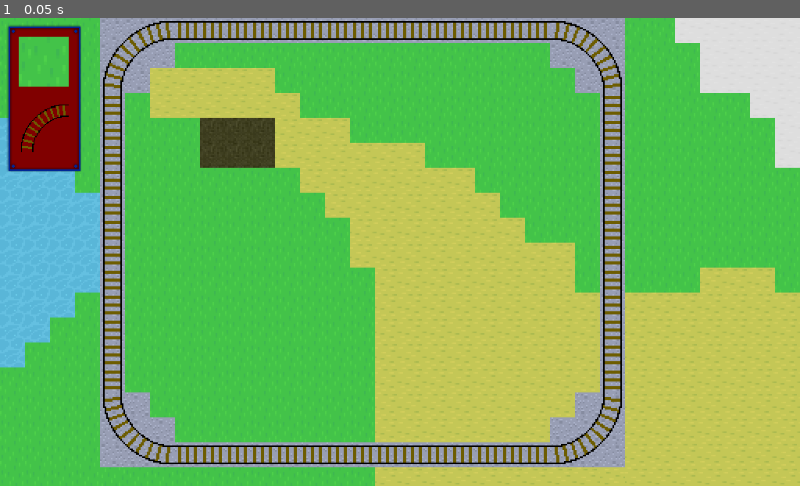
Above: before the commit, frame 1.
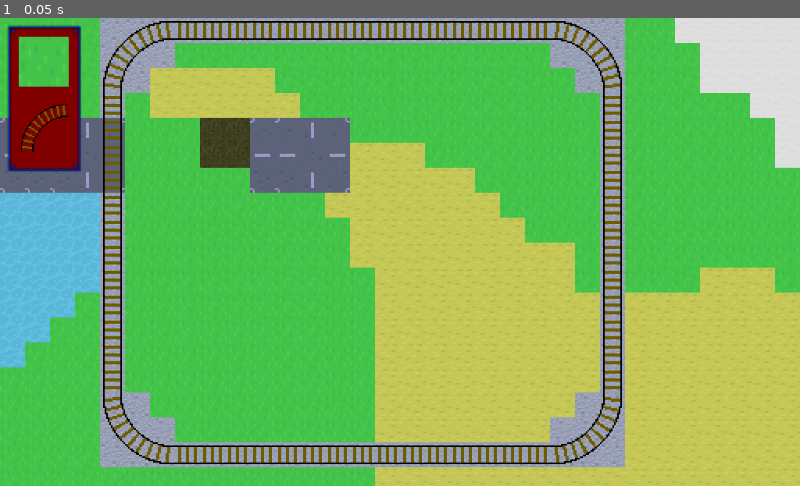
Above: after the commit, the same moment.

Repository: 2zqa/traingame
Game: Godot game, scene res://Scenes/GameScreen.tscn
Same seed, same stepped clock (60 frames per second), same inputs: the game is played once before the commit and once after it.
Inputs:
- Up to frame 1 (0.05 s): no input

The runs differ from the first frame. In frame 1, 3.3% of the frame differs, in the area x 0-44%, y 21-38%.

Commit message:
Update objects tilemap with roads and rotations

Diff:
--- a/TrainGame-Godot/Scenes/ObjectsTileMap.tscn
+++ b/TrainGame-Godot/Scenes/ObjectsTileMap.tscn
@@ -7,5 +7,5 @@
 tile_set = ExtResource( 1 )
 cell_size = Vector2( 16, 16 )
 format = 1
-tile_data = PoolIntArray( 4, 1, 0, 7, -1610612736, 0, 8, -16 …(285 unchanged characters)… 35, 0, 196612, 0, 0, 196632, 0, 0, 262144, 2, 0, 262145, 2, 0, 262146, 2, 0, 262148, 0, 0, 262154, 2, 0, 262155, 2, 0, 262168, 0, 0, 327684, 0, 0, 327704, …(377 unchanged characters)…
+tile_data = PoolIntArray( 4, 1, 0, 7, -1610612736, 0, 8, -16 …(285 unchanged characters)… 35, 0, 196612, 0, 0, 196632, 0, 0, 262148, 0, 0, 262168, 0, 0, 327684, 0, 0, 327704, …(377 unchanged characters)…
 script = ExtResource( 2 )
--- a/TrainGame-Godot/TileSets/Objects.tres
+++ b/TrainGame-Godot/TileSets/Objects.tres
@@ -1,12 +1,57 @@
-[gd_resource type="TileSet" load_steps=4 format=2]
+[gd_resource type="TileSet" load_steps=19 format=2]
 
 [ext_resource path="res://Images/tilesheet_objects.png" type="Texture" id=1]
 
-[sub_resource type="ConvexPolygonShape2D" id=1]
+[sub_resource type="ConvexPolygonShape2D" id=3]
 points = PoolVector2Array( 0, 0, 16, 0, 16, 16, 0, 16 )
 
 [sub_resource type="ConvexPolygonShape2D" id=2]
 points = PoolVector2Array( 0, 0, 48, 0, 48, 32, 32, 32, 32, 48, 0, 48 )
+
+[sub_resource type="ConvexPolygonShape2D" id=4]
+points = PoolVector2Array( 0, 0, 48, 0, 48, 48, 0, 48 )
+
+[sub_resource type="ConvexPolygonShape2D" id=5]
+points = PoolVector2Array( 0, 0, 48, 0, 48, 48, 0, 48 )
+
+[sub_resource type="ConvexPolygonShape2D" id=6]
+points = PoolVector2Array( 0, 0, 48, 0, 48, 48, 0, 48 )
+
+[sub_resource type="ConvexPolygonShape2D" id=7]
+points = PoolVector2Array( 0, 0, 32, 0, 32, 16, 48, 16, 48, 48, 0, 48 )
+
+[sub_resource type="ConvexPolygonShape2D" id=8]
+points = PoolVector2Array( 0, 0, 48, 0, 48, 48, 16, 48, 16, 32, 0, 32 )
+
+[sub_resource type="ConvexPolygonShape2D" id=9]
+points = PoolVector2Array( 0, 16, 16, 16, 16, 0, 48, 0, 48, 48, 0, 48 )
+
+[sub_resource type="ConvexPolygonShape2D" id=10]
+points = PoolVector2Array( 0, 0, 16, 0, 16, 16, 0, 16 )
+
+[sub_resource type="ConvexPolygonShape2D" id=11]
+points = PoolVector2Array( 0, 0, 48, 0, 48, 48, 0, 48 )
+
+[sub_resource type="ConvexPolygonShape2D" id=12]
+points = PoolVector2Array( 0, 0, 16, 0, 16, 48, 0, 48 )
+
+[sub_resource type="ConvexPolygonShape2D" id=13]
+points = PoolVector2Array( 0, 0, 48, 0, 48, 16, 0, 16 )
+
+[sub_resource type="ConvexPolygonShape2D" id=14]
+points = PoolVector2Array( 0, 0, 48, 0, 48, 48, 0, 48 )
+
+[sub_resource type="ConvexPolygonShape2D" id=15]
+points = PoolVector2Array( 0, 0, 48, 0, 48, 48, 0, 48 )
+
+[sub_resource type="ConvexPolygonShape2D" id=16]
+points = PoolVector2Array( 0, 0, 48, 0, 48, 48, 0, 48 )
+
+[sub_resource type="ConvexPolygonShape2D" id=17]
+points = PoolVector2Array( 0, 0, 48, 0, 48, 48, 0, 48 )
+
+[sub_resource type="ConvexPolygonShape2D" id=18]
+points = PoolVector2Array( 0, 0, 48, 0, 48, 48, 0, 48 )
 
 [resource]
 0/name = "tilesheet_objects.png 0"
@@ -21,7 +66,7 @@
 "autotile_coord": Vector2( 0, 0 ),
 "one_way": false,
 "one_way_margin": 1.0,
-"shape": SubResource( 1 ),
+"shape": SubResource( 3 ),
 "shape_transform": Transform2D( 1, 0, 0, 1, 0, 0 )
 } ]
 0/z_index = 0
@@ -29,7 +74,7 @@
 1/texture = ExtResource( 1 )
 1/tex_offset = Vector2( 0, 0 )
 1/modulate = Color( 1, 1, 1, 1 )
-1/region = Rect2( 16, 16, 48, 48 )
+1/region = Rect2( 16, 0, 48, 48 )
 1/tile_mode = 0
 1/occluder_offset = Vector2( 0, 0 )
 1/navigation_offset = Vector2( 0, 0 )
@@ -41,3 +86,243 @@
 "shape_transform": Transform2D( 1, 0, 0, 1, 0, 0 )
 } ]
 1/z_index = 0
+2/name = "tilesheet_objects.png 2"
+2/texture = ExtResource( 1 )
+2/tex_offset = Vector2( 0, 0 )
+2/modulate = Color( 1, 1, 1, 1 )
+2/region = Rect2( 64, 0, 48, 48 )
+2/tile_mode = 0
+2/occluder_offset = Vector2( 0, 0 )
+2/navigation_offset = Vector2( 0, 0 )
+2/shapes = [ {
+"autotile_coord": Vector2( 0, 0 ),
+"one_way": false,
+"one_way_margin": 1.0,
+"shape": SubResource( 11 ),
+"shape_transform": Transform2D( 1, 0, 0, 1, 0, 0 )
+} ]
+2/z_index = 0
+3/name = "tilesheet_objects.png 3"
+3/texture = ExtResource( 1 )
+3/tex_offset = Vector2( 0, 0 )
+3/modulate = Color( 1, 1, 1, 1 )
+3/region = Rect2( 112, 0, 16, 48 )
+3/tile_mode = 0
+3/occluder_offset = Vector2( 0, 0 )
+3/navigation_offset = Vector2( 0, 0 )
+3/shapes = [ {
+"autotile_coord": Vector2( 0, 0 ),
+"one_way": false,
+"one_way_margin": 1.0,
+"shape": SubResource( 12 ),
+"shape_transform": Transform2D( 1, 0, 0, 1, 0, 0 )
+} ]
+3/z_index = 0
+4/name = "tilesheet_objects.png 4"
+4/texture = ExtResource( 1 )
+4/tex_offset = Vector2( 0, 0 )
+4/modulate = Color( 1, 1, 1, 1 )
+4/region = Rect2( 64, 48, 48, 16 )
+4/tile_mode = 0
+4/occluder_offset = Vector2( 0, 0 )
+4/navigation_offset = Vector2( 0, 0 )
+4/shapes = [ {
+"autotile_coord": Vector2( 0, 0 ),
+"one_way": false,
+"one_way_margin": 1.0,
+"shape": SubResource( 13 ),
+"shape_transform": Transform2D( 1, 0, 0, 1, 0, 0 )
+} ]
+4/z_index = 0
+5/name = "tilesheet_objects.png 5"
+5/texture = ExtResource( 1 )
+5/tex_offset = Vector2( 0, 0 )
+5/modulate = Color( 1, 1, 1, 1 )
+5/region = Rect2( 64, 64, 48, 48 )
+5/tile_mode = 0
+5/occluder_offset = Vector2( 0, 0 )
+5/navigation_offset = Vector2( 0, 0 )
+5/shapes = [ {
+"autotile_coord": Vector2( 0, 0 ),
+"one_way": false,
+"one_way_margin": 1.0,
+"shape": SubResource( 14 ),
+"shape_transform": Transform2D( 1, 0, 0, 1, 0, 0 )
+} ]
+5/z_index = 0
+6/name = "tilesheet_objects.png 6"
+6/texture = ExtResource( 1 )
+6/tex_offset = Vector2( 0, 0 )
+6/modulate = Color( 1, 1, 1, 1 )
+6/region = Rect2( 112, 64, 48, 48 )
+6/tile_mode = 0
+6/occluder_offset = Vector2( 0, 0 )
+6/navigation_offset = Vector2( 0, 0 )
+6/shapes = [ {
+"autotile_coord": Vector2( 0, 0 ),
+"one_way": false,
+"one_way_margin": 1.0,
+"shape": SubResource( 15 ),
+"shape_transform": Transform2D( 1, 0, 0, 1, 0, 0 )
+} ]
+6/z_index = 0
+7/name = "tilesheet_objects.png 7"
+7/texture = ExtResource( 1 )
+7/tex_offset = Vector2( 0, 0 )
+7/modulate = Color( 1, 1, 1, 1 )
+7/region = Rect2( 64, 112, 48, 48 )
+7/tile_mode = 0
+7/occluder_offset = Vector2( 0, 0 )
+7/navigation_offset = Vector2( 0, 0 )
+7/shapes = [ {
+"autotile_coord": Vector2( 0, 0 ),
+"one_way": false,
+"one_way_margin": 1.0,
+"shape": SubResource( 16 ),
+"shape_transform": Transform2D( 1, 0, 0, 1, 0, 0 )
+} ]
+7/z_index = 0
+8/name = "tilesheet_objects.png 8"
+8/texture = ExtResource( 1 )
+8/tex_offset = Vector2( 0, 0 )
+8/modulate = Color( 1, 1, 1, 1 )
+8/region = Rect2( 112, 112, 48, 48 )
+8/tile_mode = 0
+8/occluder_offset = Vector2( 0, 0 )
+8/navigation_offset = Vector2( 0, 0 )
+8/shapes = [ {
+"autotile_coord": Vector2( 0, 0 ),
+"one_way": false,
+"one_way_margin": 1.0,
+"shape": SubResource( 17 ),
+"shape_transform": Transform2D( 1, 0, 0, 1, 0, 0 )
+} ]
+8/z_index = 0
+9/name = "tilesheet_objects.png 9"
+9/texture = ExtResource( 1 )
+9/tex_offset = Vector2( 0, 0 )
+9/modulate = Color( 1, 1, 1, 1 )
+9/region = Rect2( 64, 160, 48, 48 )
+9/tile_mode = 0
+9/occluder_offset = Vector2( 0, 0 )
+9/navigation_offset = Vector2( 0, 0 )
+9/shapes = [ {
+"autotile_coord": Vector2( 0, 0 ),
+"one_way": false,
+"one_way_margin": 1.0,
+"shape": SubResource( 18 ),
+"shape_transform": Transform2D( 1, 0, 0, 1, 0, 0 )
+} ]
+9/z_index = 0
+10/name = "tilesheet_objects.png 10"
+10/texture = ExtResource( 1 )
+10/tex_offset = Vector2( 0, 0 )
+10/modulate = Color( 1, 1, 1, 1 )
+10/region = Rect2( 112, 160, 48, 48 )
+10/tile_mode = 0
+10/occluder_offset = Vector2( 0, 0 )
+10/navigation_offset = Vector2( 0, 0 )
+10/shapes = [ {
+"autotile_coord": Vector2( 0, 0 ),
+"one_way": false,
+"one_way_margin": 1.0,
+"shape": SubResource( 4 ),
+"shape_transform": Transform2D( 1, 0, 0, 1, 0, 0 )
+} ]
+10/z_index = 0
+11/name = "tilesheet_objects.png 11"
+11/texture = ExtResource( 1 )
+11/tex_offset = Vector2( 0, 0 )
+11/modulate = Color( 1, 1, 1, 1 )
+11/region = Rect2( 64, 208, 48, 48 )
+11/tile_mode = 0
+11/occluder_offset = Vector2( 0, 0 )
+11/navigation_offset = Vector2( 0, 0 )
+11/shapes = [ {
+"autotile_coord": Vector2( 0, 0 ),
+"one_way": false,
+"one_way_margin": 1.0,
+"shape": SubResource( 5 ),
+"shape_transform": Transform2D( 1, 0, 0, 1, 0, 0 )
+} ]
+11/z_index = 0
+12/name = "tilesheet_objects.png 12"
+12/texture = ExtResource( 1 )
+12/tex_offset = Vector2( 0, 0 )
+12/modulate = Color( 1, 1, 1, 1 )
+12/region = Rect2( 112, 208, 48, 48 )
+12/tile_mode = 0
+12/occluder_offset = Vector2( 0, 0 )
+12/navigation_offset = Vector2( 0, 0 )
+12/shapes = [ {
+"autotile_coord": Vector2( 0, 0 ),
+"one_way": false,
+"one_way_margin": 1.0,
+"shape": SubResource( 6 ),
+"shape_transform": Transform2D( 1, 0, 0, 1, 0, 0 )
+} ]
+12/z_index = 0
+13/name = "tilesheet_objects.png 13"
+13/texture = ExtResource( 1 )
+13/tex_offset = Vector2( 0, 0 )
+13/modulate = Color( 1, 1, 1, 1 )
+13/region = Rect2( 16, 48, 48, 48 )
+13/tile_mode = 0
+13/occluder_offset = Vector2( 0, 0 )
+13/navigation_offset = Vector2( 0, 0 )
+13/shapes = [ {
+"autotile_coord": Vector2( 0, 0 ),
+"one_way": false,
+"one_way_margin": 1.0,
+"shape": SubResource( 7 ),
+"shape_transform": Transform2D( 1, 0, 0, 1, 0, 0 )
+} ]
+13/z_index = 0
+14/name = "tilesheet_objects.png 14"
+14/texture = ExtResource( 1 )
+14/tex_offset = Vector2( 0, 0 )
+14/modulate = Color( 1, 1, 1, 1 )
+14/region = Rect2( 16, 96, 48, 48 )
+14/tile_mode = 0
+14/occluder_offset = Vector2( 0, 0 )
+14/navigation_offset = Vector2( 0, 0 )
+14/shapes = [ {
+"autotile_coord": Vector2( 0, 0 ),
+"one_way": false,
+"one_way_margin": 1.0,
+"shape": SubResource( 8 ),
+"shape_transform": Transform2D( 1, 0, 0, 1, 0, 0 )
+} ]
+14/z_index = 0
+15/name = "tilesheet_objects.png 15"
+15/texture = ExtResource( 1 )
+15/tex_offset = Vector2( 0, 0 )
+15/modulate = Color( 1, 1, 1, 1 )
+15/region = Rect2( 16, 144, 48, 48 )
+15/tile_mode = 0
+15/occluder_offset = Vector2( 0, 0 )
+15/navigation_offset = Vector2( 0, 0 )
+15/shapes = [ {
+"autotile_coord": Vector2( 0, 0 ),
+"one_way": false,
+"one_way_margin": 1.0,
+"shape": SubResource( 9 ),
+"shape_transform": Transform2D( 1, 0, 0, 1, 0, 0 )
+} ]
+15/z_index = 0
+16/name = "tilesheet_objects.png 16"
+16/texture = ExtResource( 1 )
+16/tex_offset = Vector2( 0, 0 )
+16/modulate = Color( 1, 1, 1, 1 )
+16/region = Rect2( 0, 16, 16, 16 )
+16/tile_mode = 0
+16/occluder_offset = Vector2( 0, 0 )
+16/navigation_offset = Vector2( 0, 0 )
+16/shapes = [ {
+"autotile_coord": Vector2( 0, 0 ),
+"one_way": false,
+"one_way_margin": 1.0,
+"shape": SubResource( 10 ),
+"shape_transform": Transform2D( 1, 0, 0, 1, 0, 0 )
+} ]
+16/z_index = 0
Binary file changed: TrainGame-Godot/Images/tilesheet_objects.png
